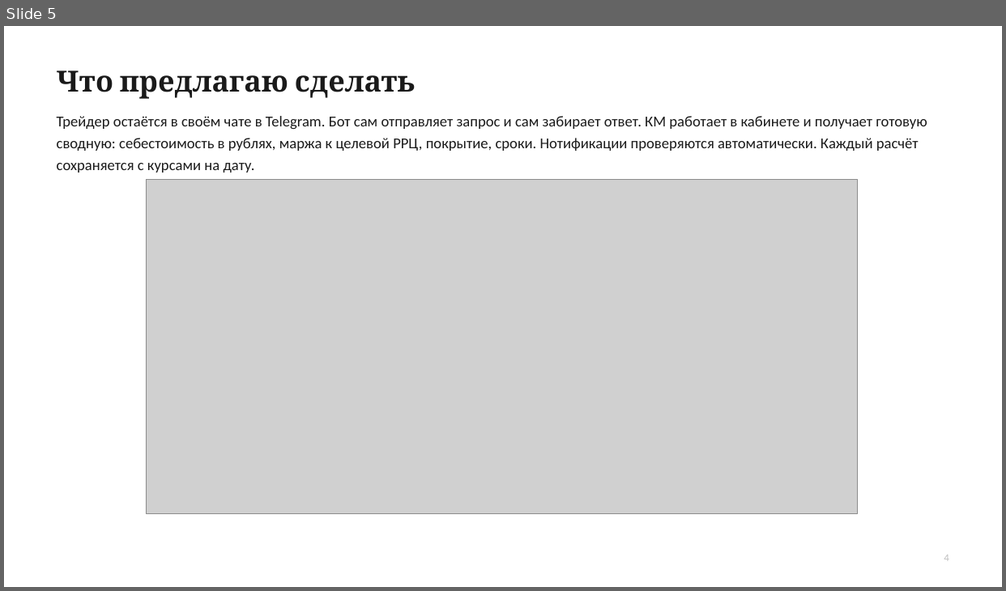
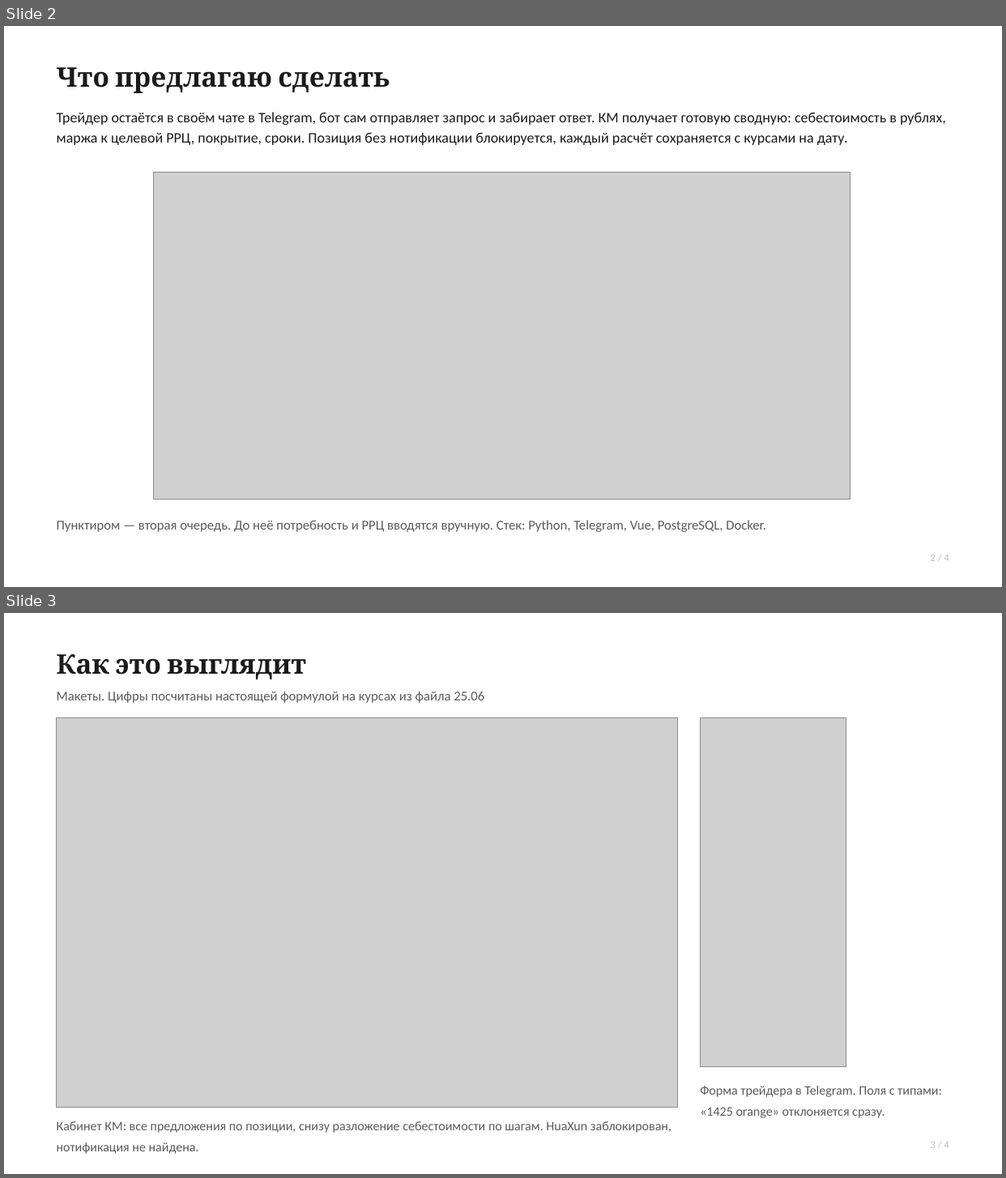
Before and after one commit to headecom5el/tender_calculator, a slide deck: docs/tendernyy-kalkulyator.pptx. Shown one above the other, each under a label of ours: slide 5 before the commit, slides 2 and 3 after it. The pictures are 1006x591 and 1006x1178 pixels, drawn with LibreOffice and Linux fonts; fonts in the diff are those of the drawing; grey boxes stand for pictures. Boxes give left, top, right and bottom in pixels: in the first picture for what was removed or moved away, otherwise in the second. Text is boxed around its words. In the diff, an @@ line names an element or a change of style, - is before the commit and + after.

```diff
--- a/docs/tendernyy-kalkulyator.pptx
+++ b/docs/tendernyy-kalkulyator.pptx
@@ slide 3 added at bbox=[4, 613, 1002, 1174], background #FFFFFF @@
@@ text added at bbox=[57, 654, 306, 679], 26 pt, text #1A1A1A, bold @@
+Как это выглядит
@@ text added at bbox=[57, 691, 484, 703], 13 pt, text #5A5A5A @@
+Макеты. Цифры посчитаны настоящей формулой на курсах из файла 25.06
@@ picture added at bbox=[57, 717, 678, 1108] @@
@@ picture added at bbox=[701, 717, 846, 1067] @@
@@ text added at bbox=[700, 1086, 942, 1118], 12.5 pt, text #5A5A5A @@
+Форма трейдера в Telegram. Поля с типами: «1425 orange» отклоняется сразу.
@@ text added at bbox=[57, 1122, 671, 1154], 12.5 pt, text #5A5A5A @@
+Кабинет КМ: все предложения по позиции, снизу разложение себестоимости по шагам. HuaXun заблокирован, нотификация не найдена.
@@ text added at bbox=[930, 1142, 948, 1148], 10 pt, text #BFBFBF @@
+3 / 4
@@ what was slide 5 is now slide 2 @@
@@ slide 2 changed as well @@
@@ text "Что предлагаю сделать" at bbox=[57, 67, 390, 93]: size 28 to 26 pt @@
@@ text at bbox=[57, 112, 946, 145]: text changed; size 14.5 to 14 pt @@
-Трейдер остаётся в своём чате в Telegram. Бот сам отправляет запрос и сам забирает ответ. КМ работает в кабинете и получает готовую сводную: себестоимость в рублях, маржа к целевой РРЦ, покрытие, сроки. Нотификации проверяются автоматически. Каждый расчёт сохраняется с курсами на дату.
+Трейдер остаётся в своём чате в Telegram, бот сам отправляет запрос и забирает ответ. КМ получает готовую сводную: себестоимость в рублях, маржа к целевой РРЦ, покрытие, сроки. Позиция без нотификации блокируется, каждый расчёт сохраняется с курсами на дату.
@@ picture: place and size @@
-picture at bbox=[147, 179, 858, 514]
+picture at bbox=[154, 172, 850, 500]
@@ text added at bbox=[57, 520, 766, 532], 13 pt, text #5A5A5A @@
+Пунктиром — вторая очередь. До неё потребность и РРЦ вводятся вручную. Стек: Python, Telegram, Vue, PostgreSQL, Docker.
@@ text at bbox=[930, 555, 948, 561]: text changed @@
-4
+2 / 4
```
Also in this commit, not shown: 2 other slides changed, 8 slides removed, 1 other file.
